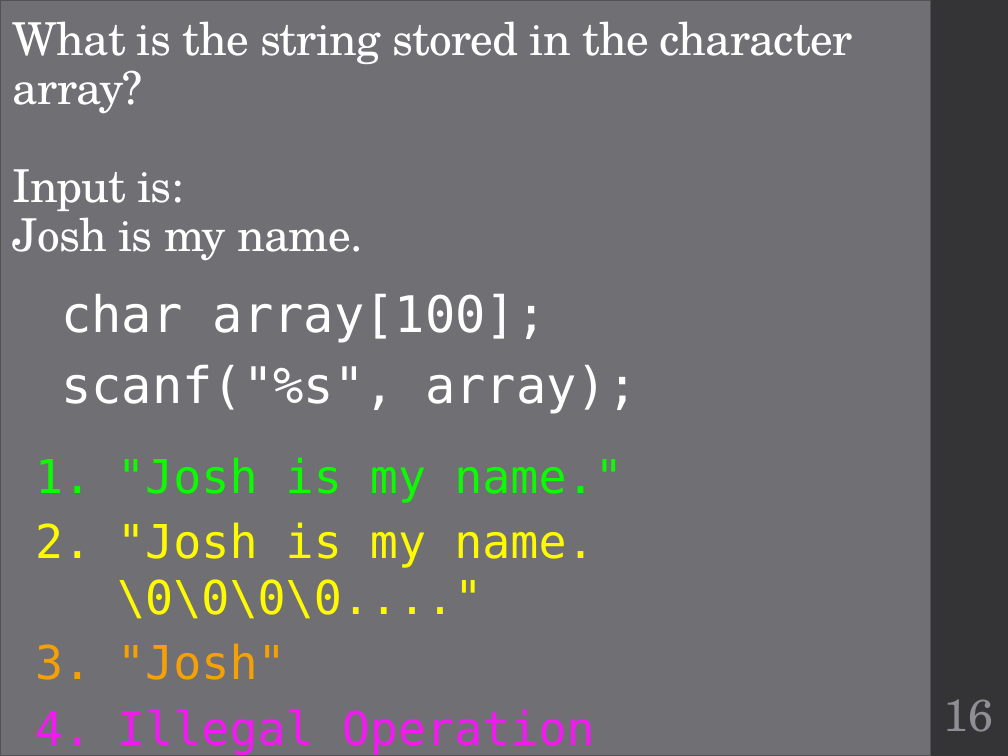
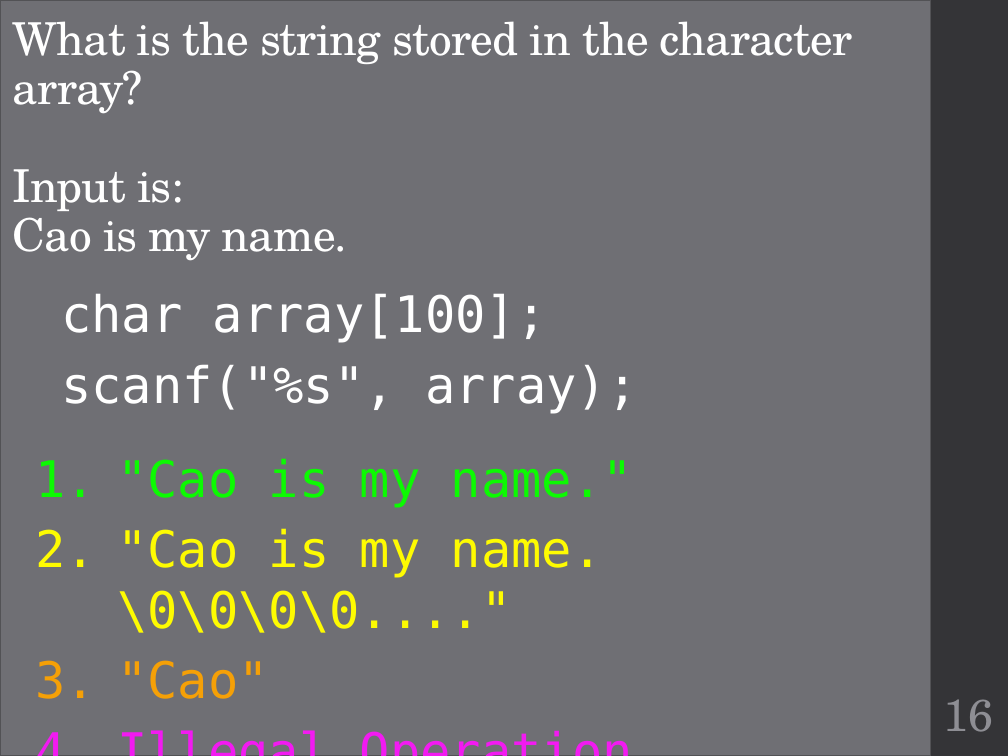
Before and after one commit to geneti/cse220_2020fall, a slide deck: slide 16 of Lectures/cse220-14-strings.pptx. Drawn at 1008x756 pixels with LibreOffice and Linux fonts; fonts in the diff are those of the drawing. Boxes give left, top, right and bottom in pixels: in the first picture for what was removed or moved away, otherwise in the second. Text is boxed around its words. In the diff, an @@ line names an element or a change of style, - is before the commit and + after.

Commit message:
lecture17

```diff
--- a/Lectures/cse220-14-strings.pptx
+++ b/Lectures/cse220-14-strings.pptx
@@ title at (x1=13, y1=21, x2=853, y2=261): text changed @@
-What is the string stored in the character array?
-Input is:
-Josh is my name.
+What is the string stored in the character array?
+Input is:
+Cao is my name.
@@ text ""Cao is my name."" at (x1=117, y1=459, x2=633, y2=699): size 33.3 to 36 pt in "Illegal Operation" @@
@@ text at (x1=117, y1=459, x2=633, y2=699): text changed; size 33.3 to 36 pt @@
-1. "Josh is my name."
-2. "Josh is my name.\0\0\0\0...."
-3. "Josh"
+1. "Cao is my name."
+2. "Cao is my name.\0\0\0\0...."
+3. "Cao"
```
Also in this commit, not shown: 1 other slide changed, 1 slide removed, 1 other file.
